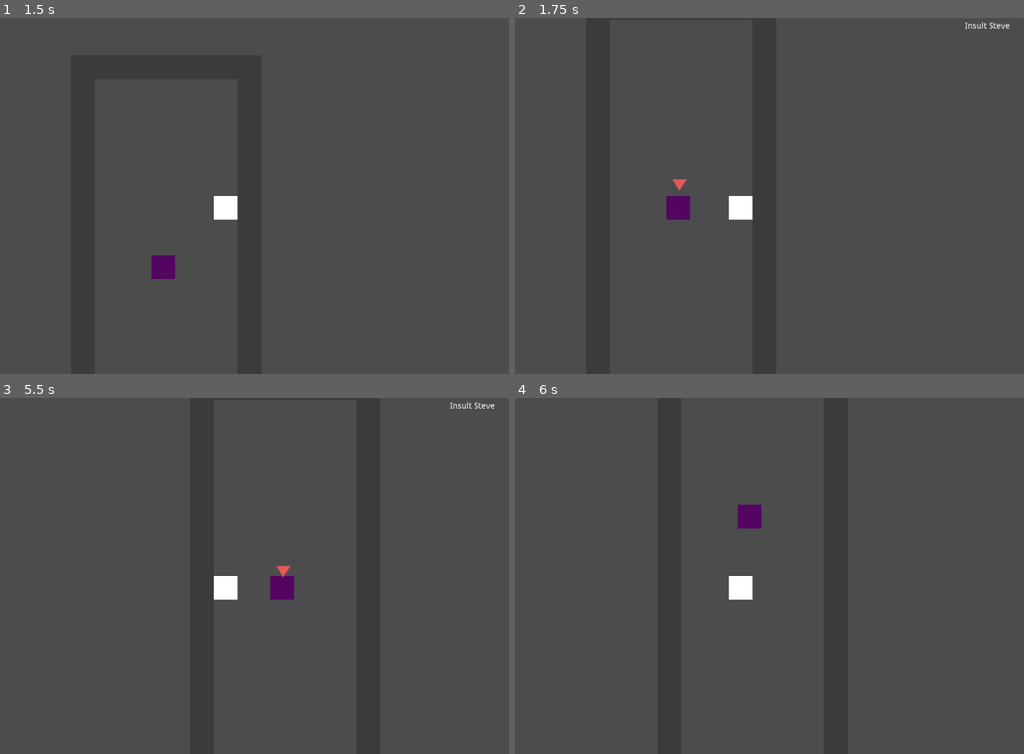
Above: before the commit, frames 1-4 (two rows, left to right).
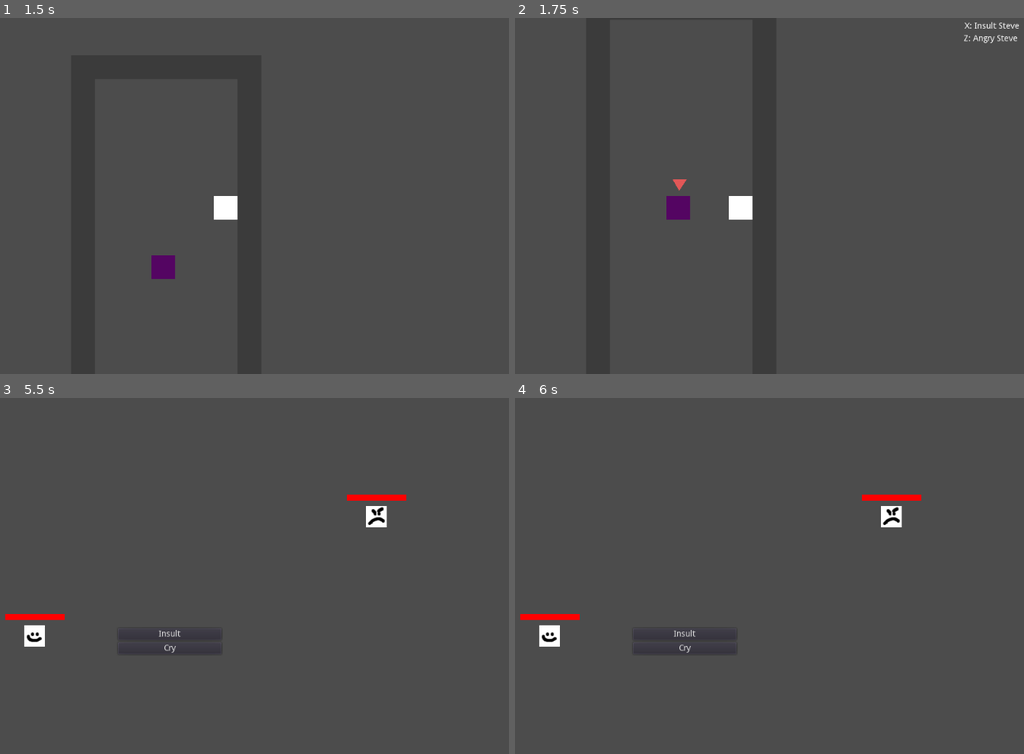
Above: after the commit, the same moments.

Repository: johnfn/ld49
Game: Godot game, scene res://Main.tscn
Two runs of this game, one before a commit and one after it. Both use one fixed random seed, a clock stepped at 60 frames per second and the inputs below.
Inputs:
- Up to frame 1 (1.5 s): tap Enter at 0.5 s; hold Right (ui_right) 0.53-1.28 s; tap Z (action) at 0.6 s; tap X (angry, bound only after the commit) at 0.8, 1.35 s; tap Space at 1.25 s; hold Down (ui_down) from 1.28 s (still down)
- Up to frame 2 (1.75 s): keep holding Down (ui_down); tap Z (action) at 1.55 s
- Up to frame 3 (5.5 s): release Down (ui_down) at 2.03 s; hold Right (ui_right) 2.03-2.78 s; tap Z (action) at 2.1, 3.05, 3.6, 4.55, 5.1 s; tap X (angry, bound only after the commit) at 2.3, 2.85, 3.8, 4.35, 5.3 s; tap Enter at 2.75 s; hold Up (ui_up) 2.78-3.53 s; hold Left (ui_left) 3.53-5.03 s; tap Space at 5 s; hold Down (ui_down) from 5.03 s (still down)
- Up to frame 4 (6 s): release Down (ui_down) at 5.78 s; hold Right (ui_right) from 5.78 s (still down); tap X (angry, bound only after the commit) at 5.85 s

Frame 1 is identical in both runs. In frame 2, 0.2% of the frame differs, in the area x 88-100%, y 1-8%; in frame 3, 1.7%, in the area x 1-98%, y 1-72%; in frame 4, 1.6%.
Error in both runs: Invalid get index '0' (on base: 'Array'). (res://Player.gd:25)

Commit message:
"transition" into battle

Diff:
--- a/Hud.gd
+++ b/Hud.gd
@@ -1,6 +1,7 @@
 extends CanvasLayer
 
 onready var interact_label = $InteractLabel
+onready var angry_label = $AngryLabel
 
 func _ready():
   pass # Replace with function body.
@@ -10,6 +11,8 @@
     var first = G.interactables[0]
     var name = first.interaction_name
 
-    interact_label.text = "Insult " + name
+    interact_label.text = "X: Insult " + name
+    angry_label.text = "Z: Angry " + name
   else:
     interact_label.text = ""
+    angry_label.text = ""
--- a/Hud.tscn
+++ b/Hud.tscn
@@ -16,5 +16,15 @@
 "_edit_use_anchors_": false
 }
 
+[node name="AngryLabel" type="Label" parent="."]
+margin_left = 906.54
+margin_top = 27.9423
+margin_right = 1001.54
+margin_bottom = 41.9423
+text = "Press X to KILL"
+__meta__ = {
+"_edit_use_anchors_": false
+}
+
 [node name="Dialog" parent="." instance=ExtResource( 2 )]
 pause_mode = 2
--- a/Player.gd
+++ b/Player.gd
@@ -26,6 +26,12 @@
 
     first.interact()
 
+  if Input.is_action_just_pressed("angry"):
+    var interactables = G.interactables
+    var first = interactables[0]
+
+    get_tree().change_scene("res://Battle.tscn")
+
 func _process(delta):
   move()
   check_for_interactions()
--- a/project.godot
+++ b/project.godot
@@ -87,6 +87,11 @@
 "events": [ Object(InputEventKey,"resource_local_to_scene":false,"resource_name":"","device":0,"alt":false,"shift":false,"control":false,"meta":false,"command":false,"pressed":false,"scancode":90,"unicode":0,"echo":false,"script":null)
  ]
 }
+angry={
+"deadzone": 0.5,
+"events": [ Object(InputEventKey,"resource_local_to_scene":false,"resource_name":"","device":0,"alt":false,"shift":false,"control":false,"meta":false,"command":false,"pressed":false,"scancode":88,"unicode":0,"echo":false,"script":null)
+ ]
+}
 
 [physics]
 
